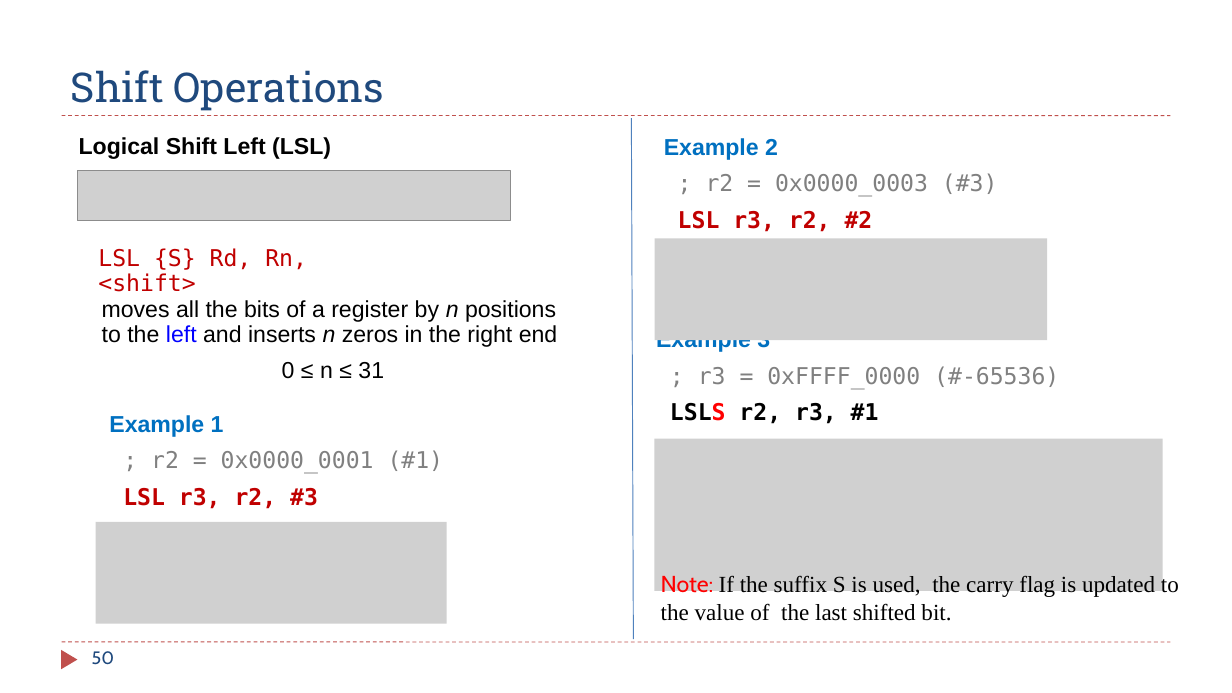
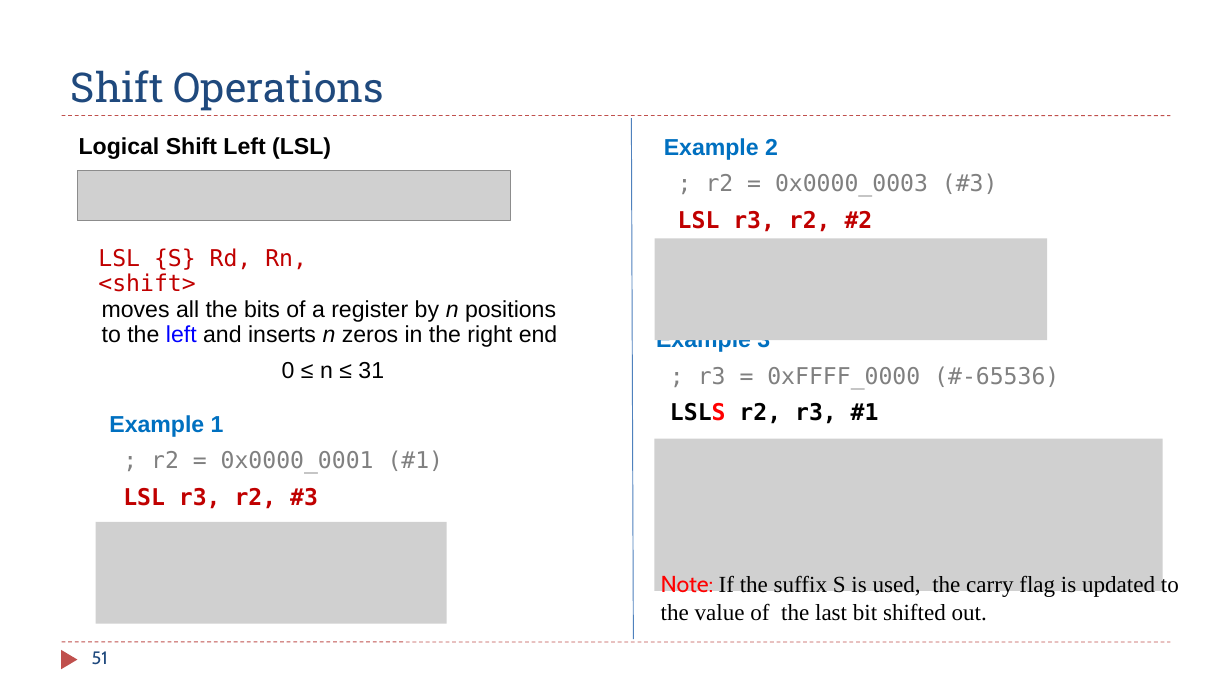
Before and after one commit to guhofstra/CSC111Sp26, a slide deck: slide 51 of PPTs/Ch4_ARM_Arithmetic_Logic.pptx (slide 50 before the commit). Drawn at 1232x693 pixels with LibreOffice and Linux fonts; fonts in the diff are those of the drawing; grey boxes stand for pictures. Boxes give left, top, right and bottom in pixels: in the first picture for what was removed or moved away, otherwise in the second. Text is boxed around its words. In the diff, an @@ line names an element or a change of style, - is before the commit and + after.

```diff
--- a/PPTs/Ch4_ARM_Arithmetic_Logic.pptx
+++ b/PPTs/Ch4_ARM_Arithmetic_Logic.pptx
@@ text at box(661, 574, 1179, 621): text changed @@
-Note: If the suffix S is used, the carry flag is updated to the value of the last shifted bit.
+Note: If the suffix S is used, the carry flag is updated to the value of the last bit shifted out.
@@ page number at box(92, 651, 108, 665): text changed @@
-50
+51
```
Also in this commit, not shown: 15 other slides changed, 2 slides added, 5 other files.
